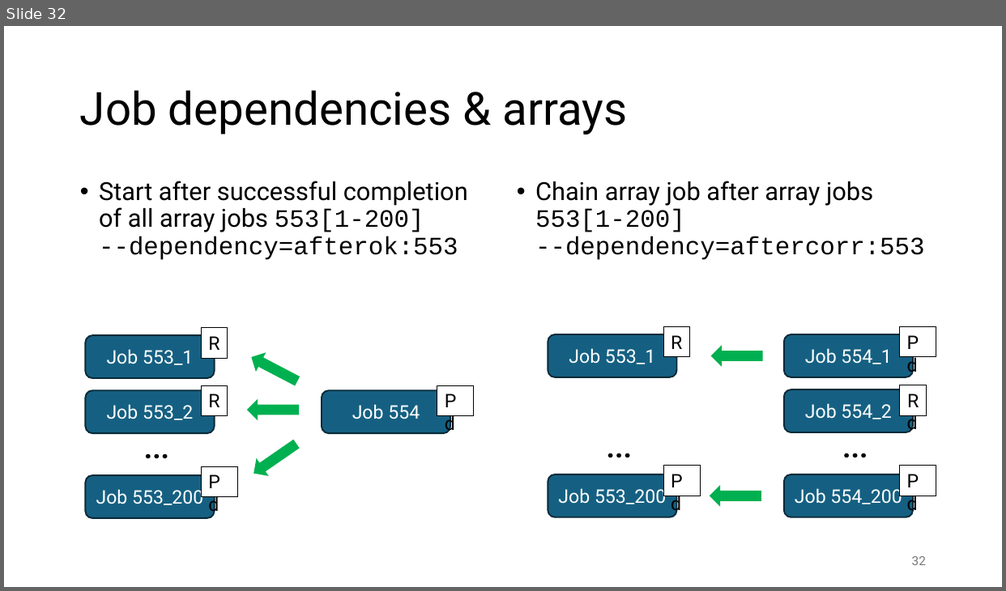
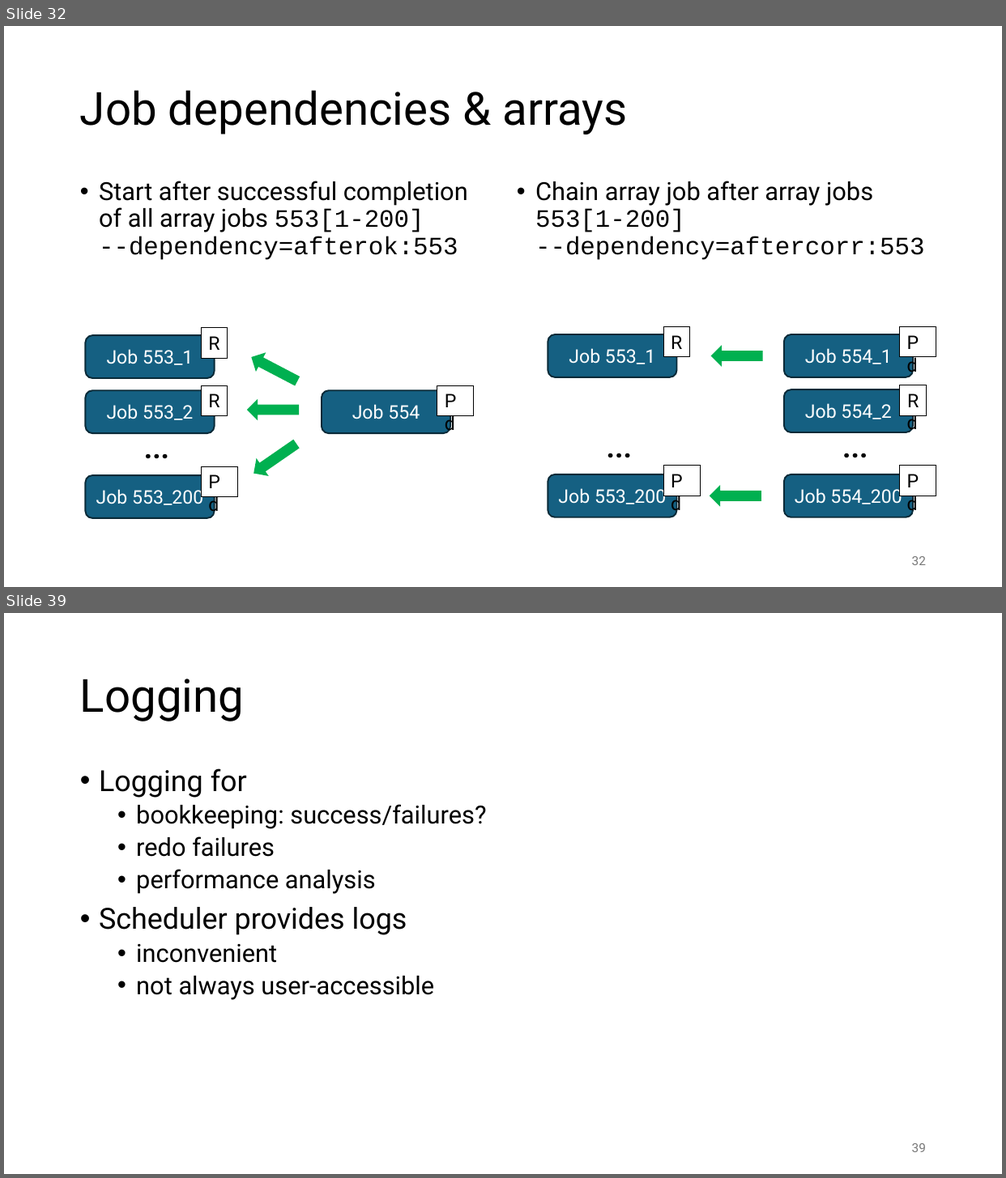
Before and after one commit to gjbex/Workflows-for-HPC, a slide deck: workflow_for_HPC.pptx. Shown one above the other, each under a label of ours: slide 32 before the commit, slides 32 and 39 after it; the slides between them are not shown. The pictures are 1006x591 and 1006x1178 pixels, drawn with LibreOffice and Linux fonts; fonts in the diff are those of the drawing. Boxes give left, top, right and bottom in pixels: in the first picture for what was removed or moved away, otherwise in the second. Text is boxed around its words. In the diff, an @@ line names an element or a change of style, - is before the commit and + after.

```diff
--- a/workflow_for_HPC.pptx
+++ b/workflow_for_HPC.pptx
@@ slide 39 added at box(4, 613, 1002, 1174), background #FFFFFF @@
@@ title added at box(80, 679, 244, 722), 44 pt, text #000000 @@
+Logging
@@ text added at box(99, 769, 486, 1000), 24 pt, text #000000 @@
+• Logging for
+  • bookkeeping: success/failures?
+  • redo failures
+  • performance analysis
+• Scheduler provides logs
+  • inconvenient
+  • not always user-accessible
@@ page number added at box(912, 1144, 926, 1152), 12 pt, text #797979 @@
+39
```
Also in this commit, not shown: 15 other slides added.
